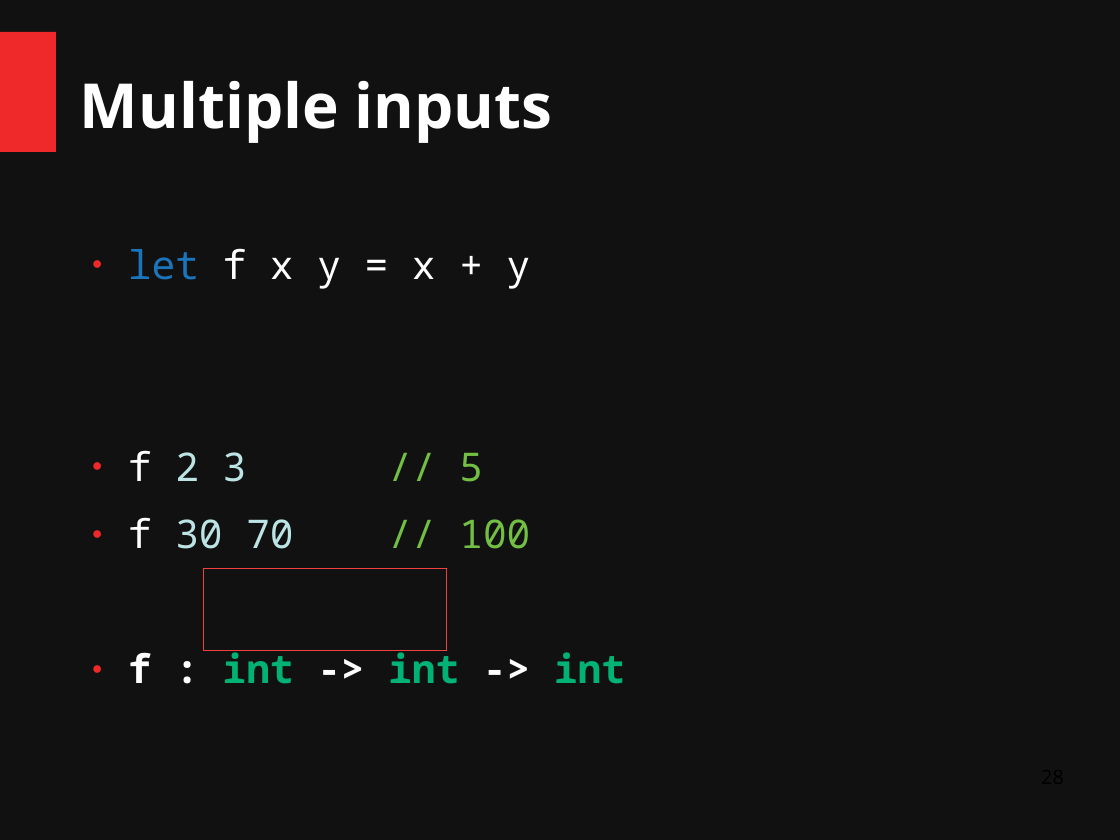
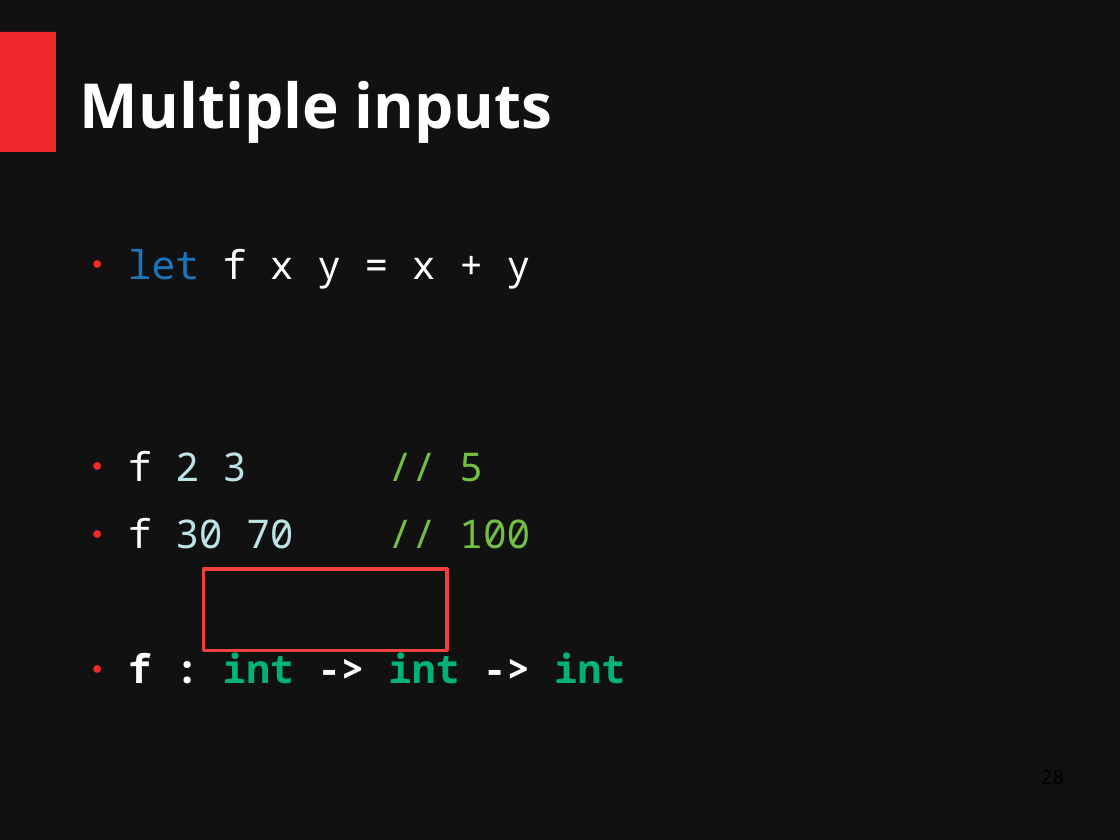
Before and after one commit to ChangHaiBin/FSharpPowerPoint, a slide deck: slide 28 of FSharp Talk Dark3.odp. Drawn at 1120x840 pixels with LibreOffice and Linux fonts; fonts in the diff are those of the drawing. Boxes give left, top, right and bottom in pixels: in the first picture for what was removed or moved away, otherwise in the second. Text is boxed around its words. In the diff, an @@ line names an element or a change of style, - is before the commit and + after.

```diff
--- a/FSharp Talk Dark3.odp
+++ b/FSharp Talk Dark3.odp
@@ rectangle at bbox=[203, 569, 447, 650]: outline #EF413D 0 pt to #EF413D 2.3 pt @@
```
Also in this commit, not shown: 6 other slides changed, 1 slide removed, 1 other file.
